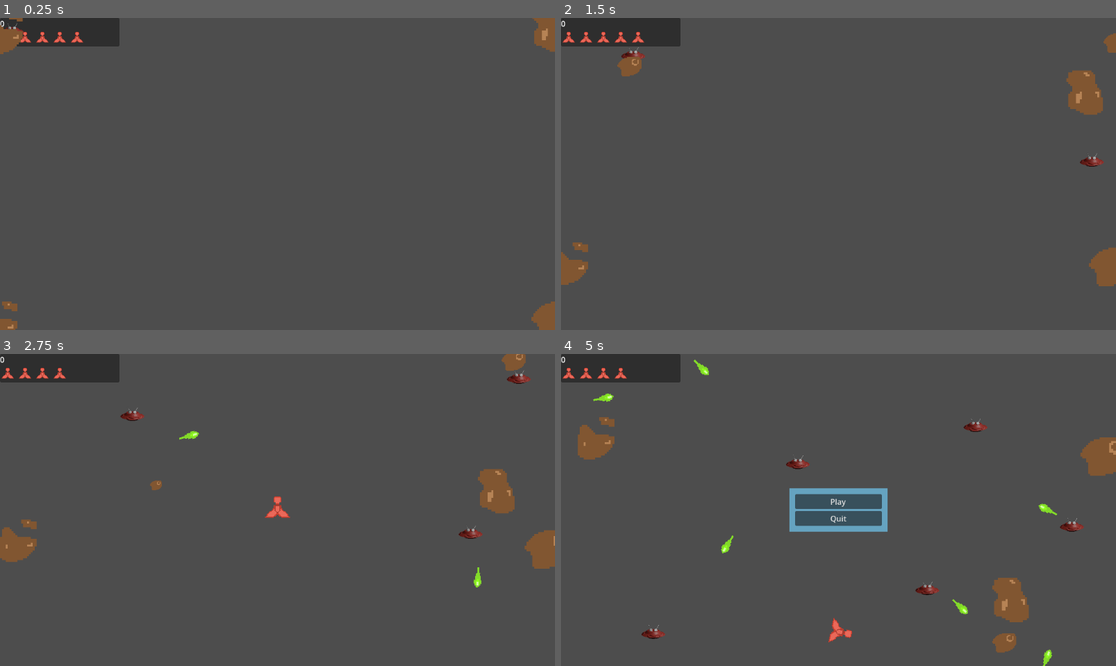
Above: before the commit, frames 1-4 (two rows, left to right).
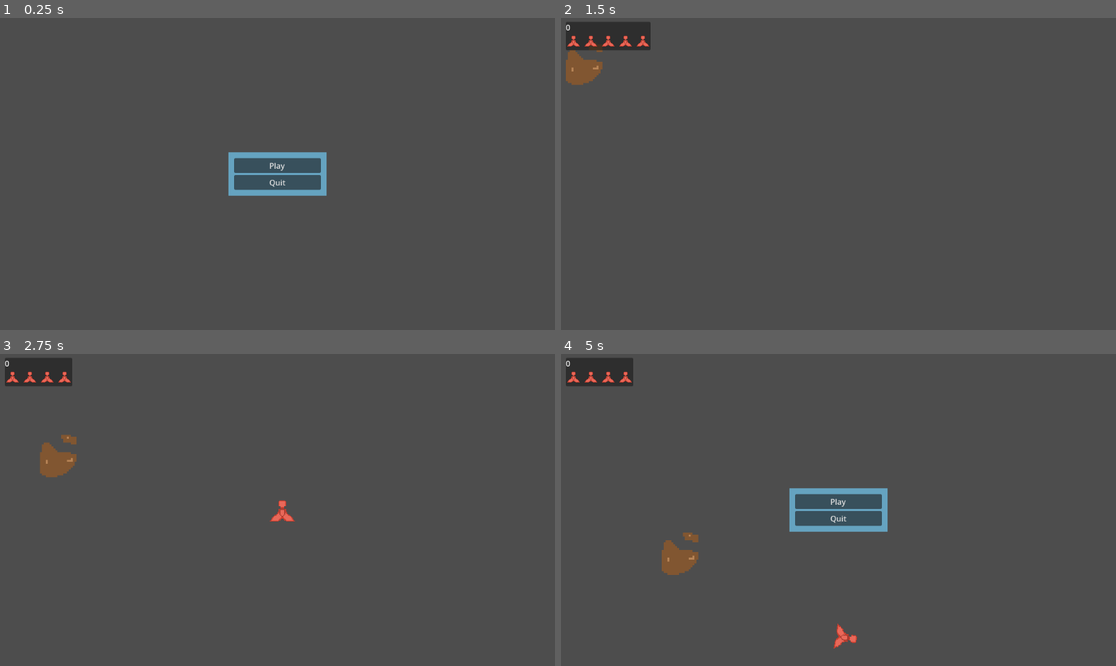
Above: after the commit, the same moments.

Repository: unblinky/space-rocks-plus
Game: Godot game, scene res://Main/Main.tscn
Two runs of this game, one before a commit and one after it. Both use one fixed random seed, a clock stepped at 60 frames per second and the inputs below.
Inputs (mouse positions are in pixels of both pictures, inside the frame that each line leads up to):
- Up to frame 1 (0.25 s): no input
- Up to frame 2 (1.5 s): click (838, 164) at 0.5 s, where only the run after the commit has a clickable "Play"; move the mouse to (960, 158) at 1.27 s; click (960, 158) at 1.35 s
- Up to frame 3 (2.75 s): move the mouse to (166, 525) at 2.02 s; tap Space (launch_ship) at 2.1 s
- Up to frame 4 (5 s): move the mouse to (894, 441) at 2.77 s; hold Right mouse button (thrust) 2.78-3.53 s; move the mouse to (810, 572) at 3.52 s; tap A (turn_ccw) at 3.6 s; move the mouse to (1005, 556) at 4.27 s; hold D (turn_cw) from 4.28 s (still down); tap Escape (pause) at 4.9 s

The runs differ from the first frame. In frame 1, 3.9% of the frame differs, in the area x 0-100%, y 0-100%; in frame 2, 3.8%; in frame 3, 4.6%; in frame 4, 5.2%.

Commit message:
In the middle of cleaning.

Diff:
--- a/Code/Main/Main.gd
+++ b/Code/Main/Main.gd
@@ -1,18 +1,21 @@
 extends Node
 class_name Main
 
+const PLAYER = preload("res://Player/Player.tscn")
 const ROCK = preload("res://Rock/Rock.tscn")
 const UFO = preload("res://UFO/UFO.tscn")
 
 @onready var ufo_timer: Timer = $UfoTimer
 
-var spawn_count: int = 4
+var rock_count: int = 4
 var rocks: Array[Rock]
 
 func _ready() -> void:
 	ufo_timer.timeout.connect(spawn_ufo)
-	spawn_ufo()
-	spawn_rocks(spawn_count)
+
+func spawn_player():
+	var player = PLAYER.instantiate()
+	add_child(player)
 
 func spawn_ufo():
 	var ufo = UFO.instantiate()
@@ -21,12 +24,19 @@
 func spawn_rocks(count: int):
 	for i in count:
 		var rock = ROCK.instantiate()
+		rock.main = self
 		add_child(rock)
 		rocks.append(rock)
 
 	print("Rocks: ", rocks)
 
-func is_game_over() -> bool:
+func has_no_rocks() -> bool:
 	if rocks.is_empty():
+		print("Rocks: ", rocks)
 		return true
 	return false
+
+func trigger_next_level():
+	# Set timer to delay rock spawn?
+	rock_count += 1
+	spawn_rocks(rock_count)
--- a/Code/Main/Main.tscn
+++ b/Code/Main/Main.tscn
@@ -2,19 +2,11 @@
 
 [ext_resource type="Script" uid="uid://cgke8bpq05cbs" path="res://Main/Main.gd" id="1"]
 [ext_resource type="PackedScene" uid="uid://bytdcuvxqwibi" path="res://PauseMenu/PauseMenu.tscn" id="3_amygn"]
-[ext_resource type="PackedScene" uid="uid://bpi51limxqldb" path="res://Player/Player.tscn" id="4_ps1la"]
 
 [node name="Main" type="Node" unique_id=989623172]
 script = ExtResource("1")
 
-[node name="Player" parent="." unique_id=388721277 instance=ExtResource("4_ps1la")]
-offset_left = 0.0
-offset_top = 0.0
-offset_right = 248.0
-offset_bottom = 59.0
-
 [node name="PauseMenu" parent="." unique_id=386824250 instance=ExtResource("3_amygn")]
-visible = false
 
 [node name="UfoTimer" type="Timer" parent="." unique_id=536544741]
-autostart = true
+wait_time = 10.0
--- a/Code/PauseMenu/PauseMenu.gd
+++ b/Code/PauseMenu/PauseMenu.gd
@@ -2,20 +2,28 @@
 class_name PauseMenu
 
 @onready var play_button: Button = $VBox/PlayButton
+@onready var continue_button: Button = $VBox/ContinueButton
 @onready var quit_button: Button = $VBox/QuitButton
 
 func _ready() -> void:
 	# signal hooks.
 	play_button.pressed.connect(on_play_pressed)
+	continue_button.pressed.connect(on_continue_pressed)
 	quit_button.pressed.connect(on_quit_pressed)
-	hide()
+	continue_button.hide()
 
-func _process(delta: float) -> void:
+func _process(_delta: float) -> void:
 	if Input.is_action_just_pressed("pause"):
 		get_tree().paused = !get_tree().paused
 		self.visible = get_tree().paused
 
 func on_play_pressed():
+	var main: Main = get_parent()
+	main.spawn_rocks(1)
+	main.spawn_player()
+	hide()
+
+func on_continue_pressed():
 	get_tree().paused = false
 	hide()
 
--- a/Code/PauseMenu/PauseMenu.tscn
+++ b/Code/PauseMenu/PauseMenu.tscn
@@ -32,6 +32,10 @@
 layout_mode = 2
 text = "Play"
 
+[node name="ContinueButton" type="Button" parent="VBox" unique_id=658589891]
+layout_mode = 2
+text = "Continue"
+
 [node name="QuitButton" type="Button" parent="VBox" unique_id=1805218736]
 layout_mode = 2
 text = "Quit"
--- a/Code/Rock/Rock.gd
+++ b/Code/Rock/Rock.gd
@@ -24,6 +24,7 @@
 	if scale.x > 0.25:
 		for i in 2:
 			var rock: Rock = ROCK.instantiate()
+			rock.main = main
 			rock.position = position
 			rock.scale = scale * 0.5
 			get_parent().add_child(rock)
@@ -41,6 +42,9 @@
 		other_area.destroy()
 		self.call_deferred("split")
 
+		if main.has_no_rocks():
+			main.trigger_next_level()
+
 	elif other_area is Ship:
 		other_area.destroy()
 		if self != null:
